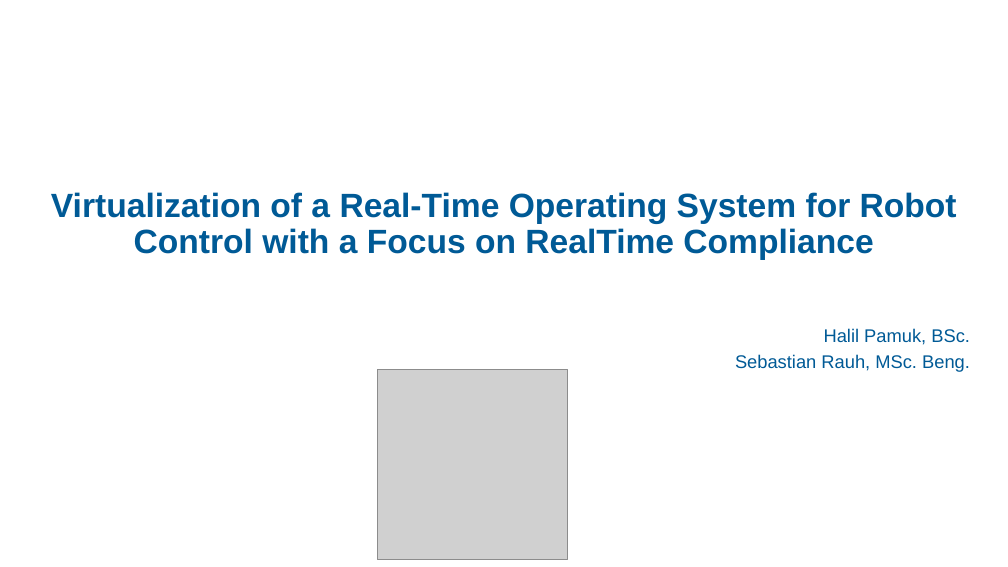
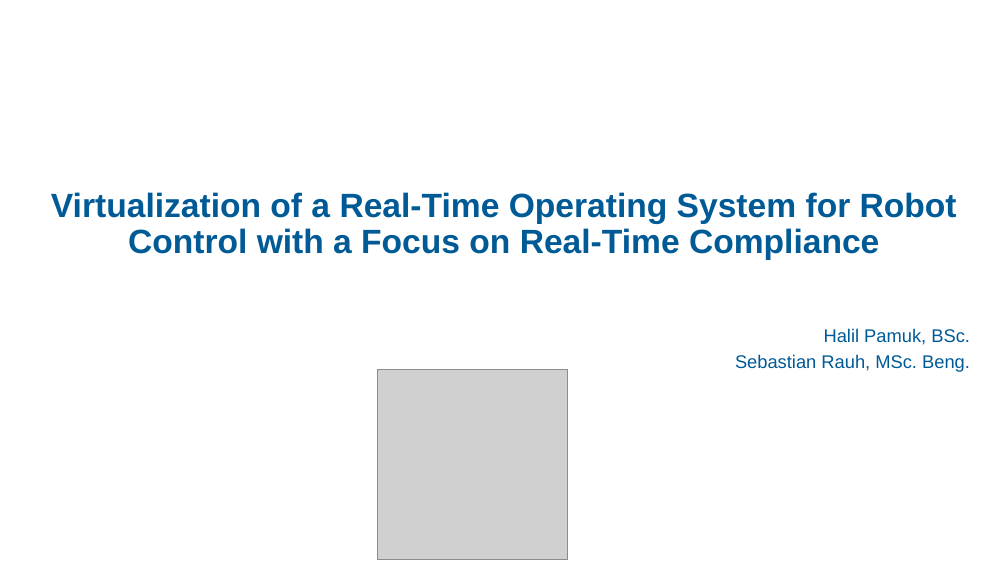
Before and after one commit to HIP24/Masterarbeit, a slide deck: slide 1 of Masterprüfung/Presentation/Presentation.pptx. Drawn at 1008x567 pixels with LibreOffice and Linux fonts; fonts in the diff are those of the drawing; grey boxes stand for pictures; background and template pictures are left out. Boxes give left, top, right and bottom in pixels: in the first picture for what was removed or moved away, otherwise in the second. Text is boxed around its words. In the diff, an @@ line names an element or a change of style, - is before the commit and + after.

```diff
--- a/Masterprüfung/Presentation/Presentation.pptx
+++ b/Masterprüfung/Presentation/Presentation.pptx
@@ title at bbox=[51, 192, 957, 260]: text changed @@
-Virtualization of a Real-Time Operating System for Robot Control with a Focus on RealTime Compliance
+Virtualization of a Real-Time Operating System for Robot Control with a Focus on Real-Time Compliance
```
Also in this commit, not shown: 8 other slides changed, 1 slide added.
